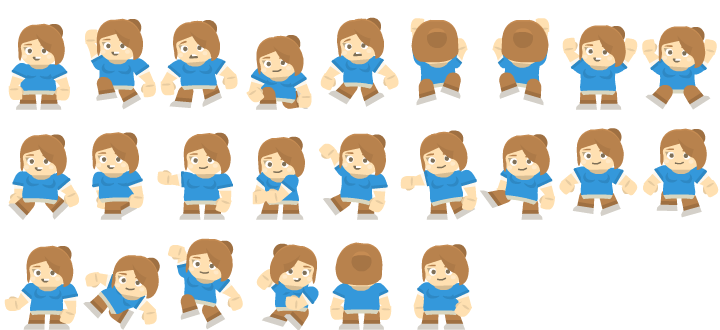
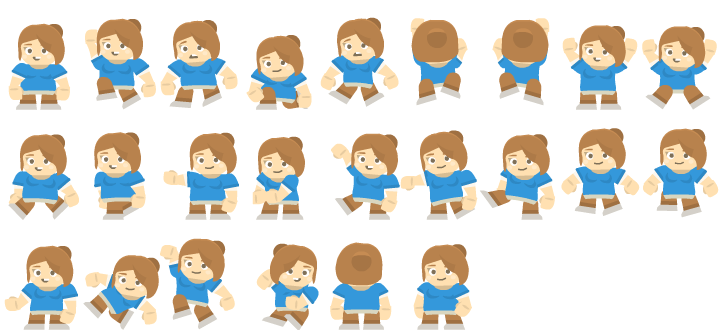
Revision of a layered 720×330 image; what changed, layer by layer:
renamed "female_tilesheet.png" to "female_tilesheet2.png", painted on it over (x1=92, y1=128, x2=640, y2=330)
